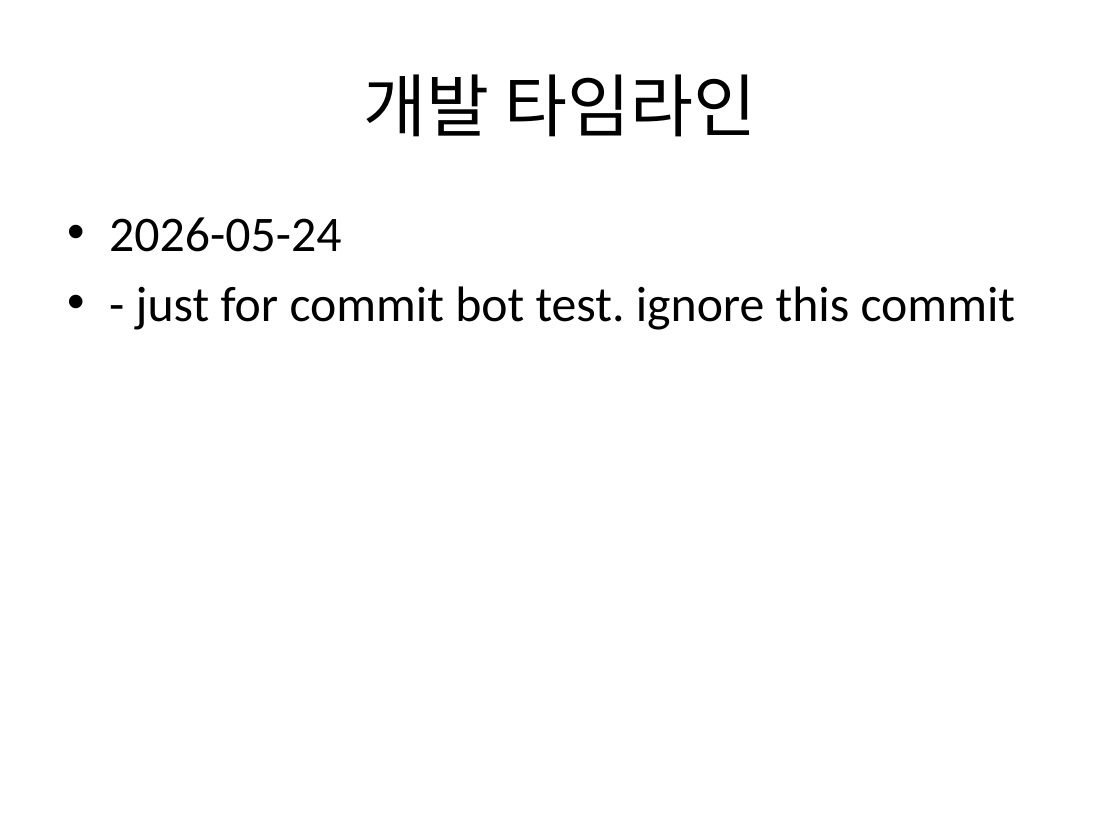
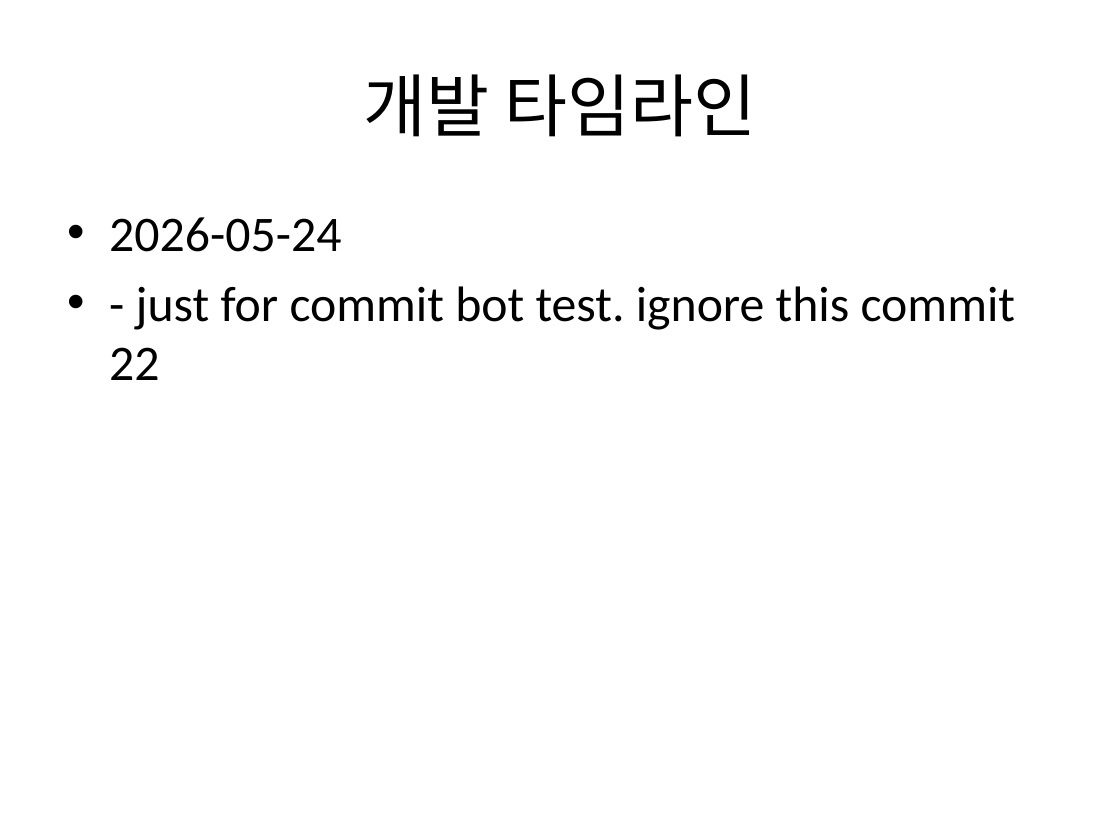
Before and after one commit to Jongwoo0101/worksight-commit-bot, a slide deck: slide 3 of data/commit_report.pptx. Drawn at 1120x840 pixels with LibreOffice and Linux fonts; fonts in the diff are those of the drawing. Boxes give left, top, right and bottom in pixels: in the first picture for what was removed or moved away, otherwise in the second. Text is boxed around its words. In the diff, an @@ line names an element or a change of style, - is before the commit and + after.

Commit message:
feat: target repo 신규 커밋 1건 반영 - test: just for commit bot test. ignore this commit 22 작성자: 원종우 코드: 5f60a31

```diff
--- a/data/commit_report.pptx
+++ b/data/commit_report.pptx
@@ text at (109, 286, 1015, 380): text changed @@
-• - just for commit bot test. ignore this commit
+• - just for commit bot test. ignore this commit 22
```
Also in this commit, not shown: 1 other slide changed, 176 slides added, 4 other files.
